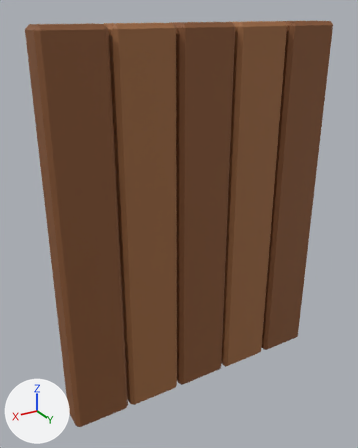
One commit to the Blender file src/game/models/castle/leisure/terrace-door.blend: the scene before it, then after it.
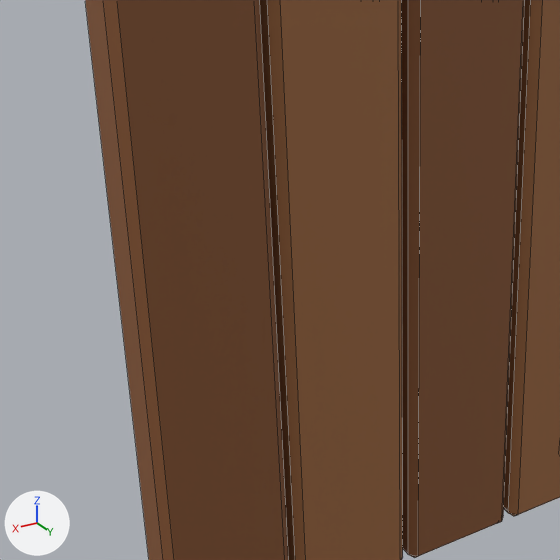
Old and new are each drawn whole from a 50 mm camera at (0.847, 0.979, 1.28) aimed at (0.055, -0.341, 0.62) and again close up on the part from 0% to 69% of the width and 31% to 86% of the height. The lights are fixed; the arrows at lower left show +X, +Y and +Z. The first two pictures are the older version. The close-ups show mesh edges as thin lines.

The scene before the commit, as lines of its bpy script (objects in view):
```python
me_cube_001 = bpy.data.meshes.new('Cube.001')
me_cube_001.from_pydata(...)  # 24 vertices, 26 faces; spans x -0.095..0.095, y -0.05..0.05, z -0.625..0.625
me_cube_001.materials.append(mat_terrace_warm_oak_highlight)  # brown #9e693f
me_cube_002 = bpy.data.meshes.new('Cube.002')
me_cube_002.from_pydata(...)  # 24 vertices, 26 faces; spans x -0.095..0.095, y -0.05..0.05, z -0.625..0.625
me_cube_002.materials.append(mat_terrace_warm_oak)  # brown #865530
me_torus = bpy.data.meshes.new('Torus')
me_torus.from_pydata(...)  # 96 vertices, 96 faces; spans x -0.103..0.103, y -0.103..0.103, z -0.016..0.016
me_torus.materials.append(mat_terrace_blackened_iron)  # dark grey #2c3134
ob_terrace_door_plank_2 = bpy.data.objects.new('Terrace door plank 2', me_cube_001)
ob_terrace_door_plank_2.parent = ob_terrace_door_hinge
ob_terrace_door_plank_2.location = (0.3, 0.0, 0.625)
ob_terrace_door_plank_3 = bpy.data.objects.new('Terrace door plank 3', me_cube_002)
ob_terrace_door_plank_3.parent = ob_terrace_door_hinge
ob_terrace_door_plank_3.location = (0.5, 0.0, 0.625)
ob_terrace_door_ring_handle = bpy.data.objects.new('Terrace door ring handle', me_torus)
ob_terrace_door_ring_handle.parent = ob_terrace_door_hinge
ob_terrace_door_ring_handle.location = (0.79, -0.095, 0.64)
ob_terrace_door_ring_handle.rotation_euler = (1.571, 0.0, 0.0)  # degrees (90, 0, 0)
# also in view: 'Terrace door plank 4' at (0.2, -0.31, 0.625); 'Terrace door plank 5' at (0.4, -0.31, 0.625)
```
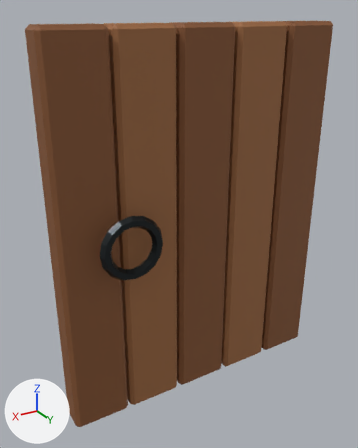
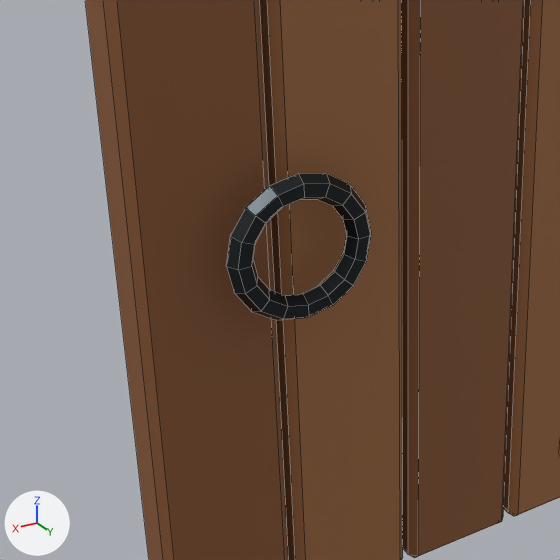
What differs and where, as boxes (x1, y1, x2, y2) in the close-ups (560 x 560 px):
```json
{"object": "Terrace door inside ring handle", "change": "added", "after": [226, 173, 371, 320]}
```

Scene script edits in JSON lines:
```json
{"op": "add", "block": "ob_terrace_door_inside_ring_handle", "code": ["ob_terrace_door_inside_ring_handle = bpy.data.objects.new('Terrace door inside ring handle', me_torus.copy())  # the mesh of ob_terrace_door_ring_handle", "ob_terrace_door_inside_ring_handle.parent = ob_terrace_door_hinge", "ob_terrace_door_inside_ring_handle.location = (0.79, 0.095, 0.64)", "ob_terrace_door_inside_ring_handle.rotation_euler = (-1.571, 0.0, 0.0)  # degrees (-90, 0, 0)"]}
```
